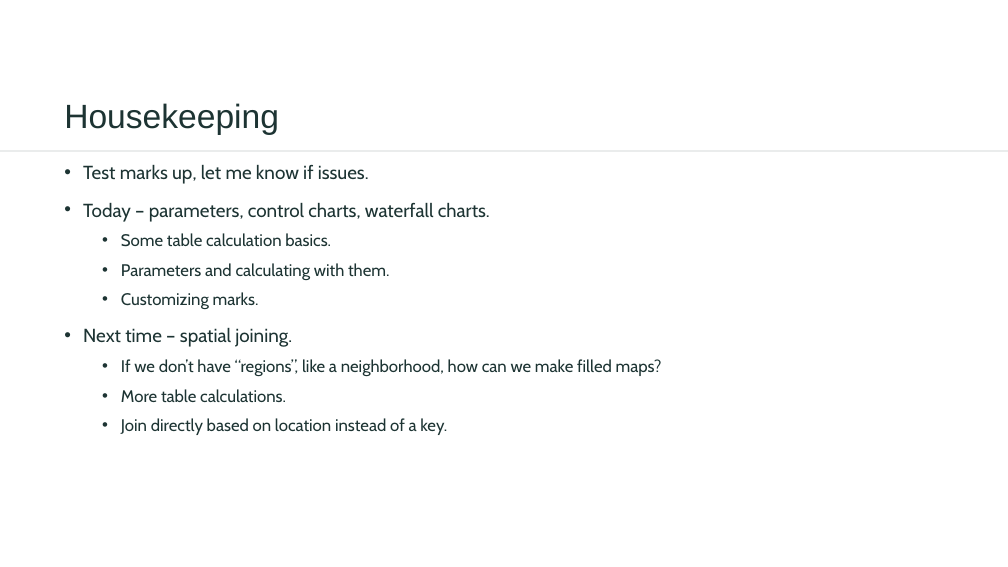
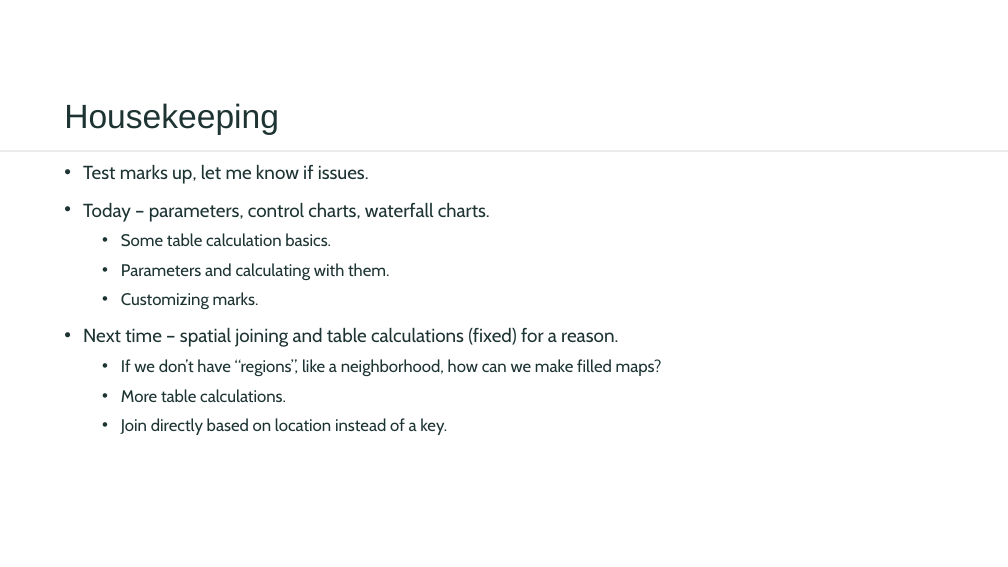
Before and after one commit to AkeemSemper/ml_datasets, a slide deck: slide 2 of slides/009_params_control_waterfall.pptx. Drawn at 1008x567 pixels with LibreOffice and Linux fonts; fonts in the diff are those of the drawing. Boxes give left, top, right and bottom in pixels: in the first picture for what was removed or moved away, otherwise in the second. Text is boxed around its words. In the diff, an @@ line names an element or a change of style, - is before the commit and + after.

```diff
--- a/slides/009_params_control_waterfall.pptx
+++ b/slides/009_params_control_waterfall.pptx
@@ text at box(83, 328, 618, 347): text changed @@
-• Next time – spatial joining.
+• Next time – spatial joining and table calculations (fixed) for a reason.
```
Also in this commit, not shown: 4 other slides changed, 3 slides added, 1 slide removed, 3 other files.
